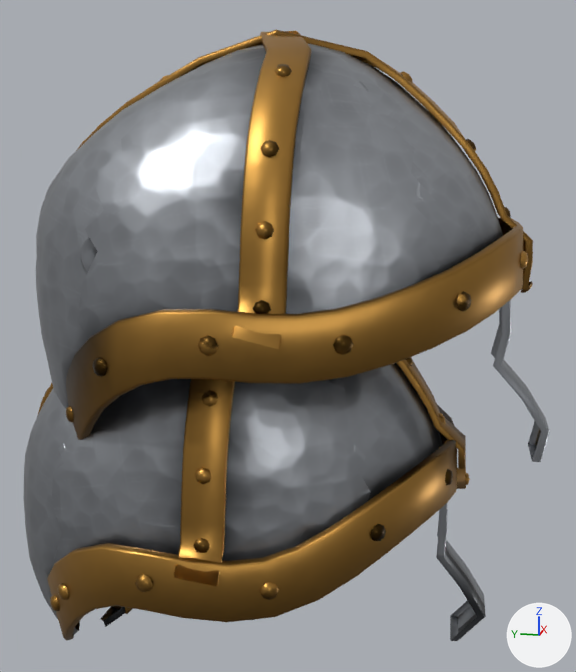
What one commit did to the glTF model packages/wanderworld/assets/models/outfit-helm.glb.
Before and after are seen from a 50 mm lens placed at (-0.372, -0.135, 1.778), pointed at (0.004, -0.06, 1.684). Arrows for +X, +Y and +Z are at lower right; the lights stay in place. The picture after the commit comes second. Vertices at exactly the same position are counted once.

The scene before the commit, as lines of its bpy script (objects in view):
```python
me_female = bpy.data.meshes.new('female')
me_female.from_pydata(...)  # 2167 vertices, 3602 faces; spans x -0.102..0.102, y -0.162..0.079, z 1.528..1.725
# faces by material slot: [1706, 1896]
me_female.materials.append(mat_helm_female_plate)
me_female.materials.append(mat_helm_female_trim)
me_male = bpy.data.meshes.new('male')
me_male.from_pydata(...)  # 2134 vertices, 3562 faces; spans x -0.101..0.101, y -0.184..0.065, z 1.62..1.825
# faces by material slot: [1802, 1760]
me_male.materials.append(mat_helm_male_plate)
me_male.materials.append(mat_helm_male_trim)
ob_female = bpy.data.objects.new('female', me_female)
ob_female.location = (0.0, 0.0, 0.0)
ob_male = bpy.data.objects.new('male', me_male)
ob_male.location = (0.0, 0.0, 0.0)
```
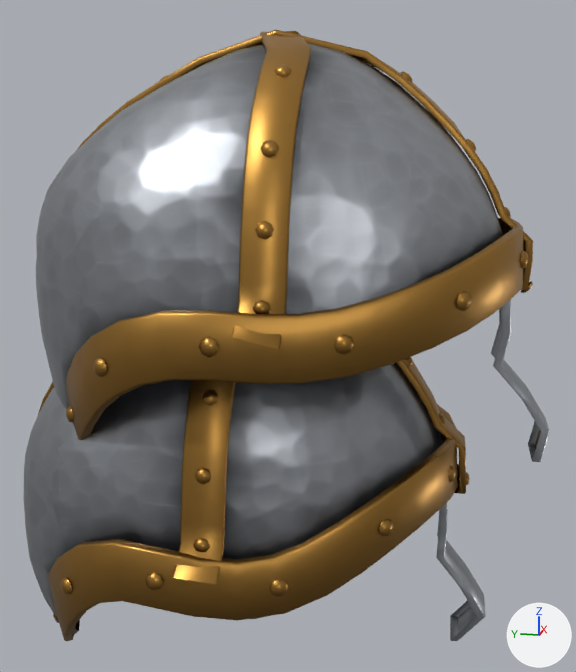
Diff of the bpy script that builds the scene:
```diff
--- a/packages/wanderworld/assets/models/outfit-helm.glb.py
+++ b/packages/wanderworld/assets/models/outfit-helm.glb.py
@@ me_female @@
 # used by ob_female; location = (0.0, 0.0, 0.0)
-me_female.from_pydata(...)  # 2167 vertices, 3602 faces; spans x -0.102..0.102, y -0.162..0.079, z 1.528..1.725
+me_female.from_pydata(...)  # 2058 vertices, 3435 faces; spans x -0.101..0.102, y -0.162..0.079, z 1.525..1.725
+# me_female part 1: the loose piece of 17 vertices spanning x -0.08..-0.074, y 0.028..0.034, z 1.571..1.579 is moved by (0.019, 0.01, -0.019)
+# me_female part 2: the loose piece of 17 vertices spanning x -0.088..-0.083, y 0.019..0.026, z 1.583..1.591 is moved by (-0.001, -0.002, 0.004)
+# me_female part 3: the loose piece of 17 vertices spanning x -0.102..-0.098, y -0.025..-0.017, z 1.6..1.608 is moved by (0.001, -0.004, 0.001)
+# me_female part 4: the loose piece of 17 vertices spanning x -0.091..-0.087, y -0.074..-0.067, z 1.596..1.604 is moved by (0.001, -0.004, 0.001)
+# me_female part 5: the loose piece of 17 vertices spanning x -0.071..-0.064, y -0.115..-0.109, z 1.616..1.624 is moved by (0.002, -0.003, 0.001)
+# me_female part 6: 8 loose pieces with 157 vertices, spanning x -0.015..0.102, y -0.03..0.036, z 1.528..1.607, are deleted
+# me_female part 7: 141 vertices moved from x -0.102..0.096, y -0.147..0.068, z 1.549..1.66 to x -0.101..0.095, y -0.148..0.068, z 1.549..1.659; 343 vertices removed from x -0.099..0.099, y -0.149..0.057, z 1.528..1.661; 291 vertices added at x -0.098..0.099, y -0.149..0.057, z 1.534..1.662
+# me_female part 8: 30 vertices moved from x -0.076..-0.021, y -0.094..-0.034, z 1.673..1.711 to x -0.075..-0.02, y -0.094..-0.034, z 1.673..1.711; 17 vertices removed from x -0.078..-0.039, y -0.074..-0.033, z 1.665..1.704; 15 vertices added at x -0.077..-0.037, y -0.075..-0.033, z 1.665..1.704
+# me_female part 9: 848 kept faces spanning x -0.101..0.102, y -0.162..0.079, z 1.535..1.725 get new texture (UV) coordinates
+# other edits to the shape of me_female do not show in these pictures
 me_female.materials.append(mat_helm_female_plate)
@@ me_male @@
 # used by ob_male; location = (0.0, 0.0, 0.0)
-me_male.from_pydata(...)  # 2134 vertices, 3562 faces; spans x -0.101..0.101, y -0.184..0.065, z 1.62..1.825
+me_male.from_pydata(...)  # 2132 vertices, 3559 faces; spans x -0.101..0.101, y -0.184..0.065, z 1.62..1.825
+# me_male part 10: 3 vertices moved from x -0.038..-0.026, y 0.043..0.051, z 1.652..1.664 to x -0.038..-0.025, y 0.043..0.051, z 1.653..1.663; 3 vertices removed from x -0.044..-0.032, y 0.041..0.048, z 1.656..1.662; 2 vertices added at x -0.045..-0.03, y 0.04..0.048, z 1.656..1.662
+# me_male part 11: 1355 kept faces spanning x -0.101..0.101, y -0.184..0.065, z 1.633..1.825 get new texture (UV) coordinates
+# other edits to the shape of me_male do not show in these pictures
 me_male.materials.append(mat_helm_male_plate)
```

Changed parts and their boxes [x1, y1, x2, y2] in the pictures (576 x 672 px; the box of a moved part takes in the faces that stretch with it):
part 1 of me_female, moved or reshaped: before [50, 595, 59, 611]; after [53, 613, 59, 623]
part 2 of me_female, moved or reshaped: before [57, 583, 69, 600]; after [60, 578, 72, 594]
part 3 of me_female, moved or reshaped: before [135, 574, 153, 592]; after [145, 572, 163, 590]
part 4 of me_female, moved or reshaped: before [260, 582, 279, 600]; after [269, 579, 288, 597]
part 5 of me_female, moved or reshaped: before [371, 524, 386, 541]; after [379, 519, 394, 536]
part 6 of me_female, deleted (mostly hidden): before [114, 606, 133, 614]
part 7 of me_female, moved or reshaped: before [47, 381, 466, 641]; after [48, 380, 466, 641]
part 8 of me_female, moved or reshaped: [178, 378, 348, 453] in both
part 9 of me_female, surface changed: before [44, 357, 486, 641]; after [52, 357, 486, 641]
part 10 of me_male, moved or reshaped: before [48, 363, 61, 401]; after [49, 364, 61, 401]
part 11 of me_male, surface changed: [66, 31, 548, 462] in both
